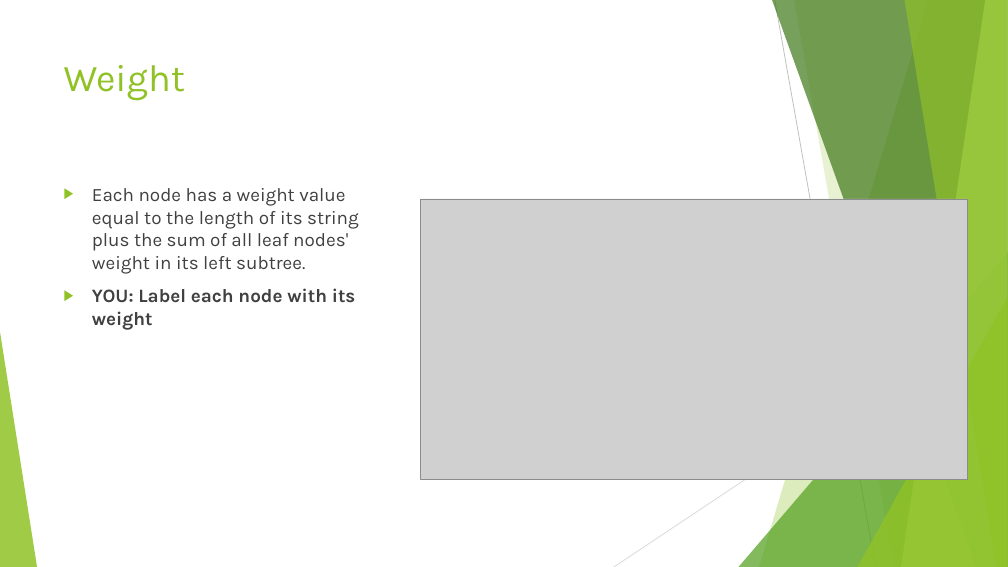
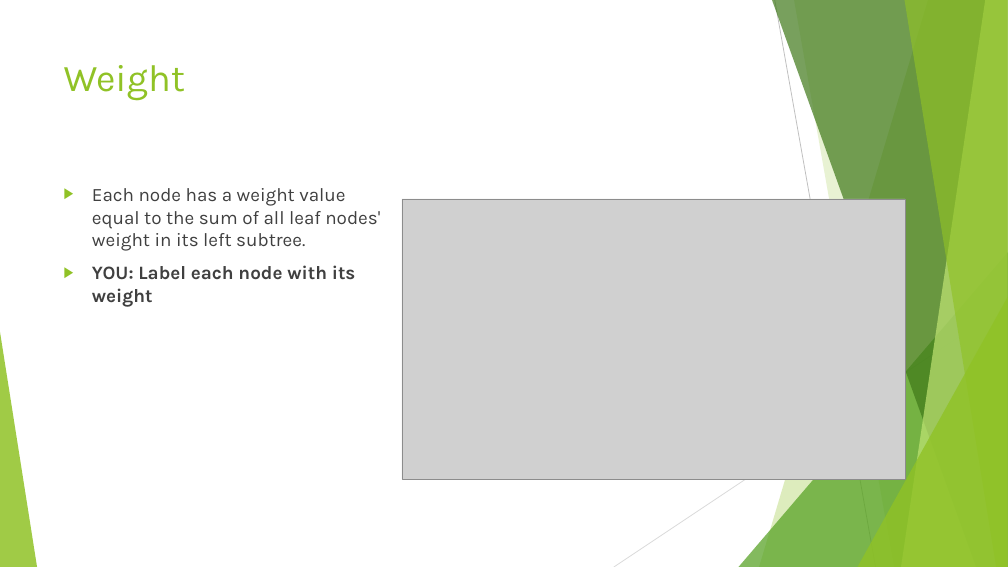
Before and after one commit to nbelliot/comp401, a slide deck: slide 2 of presentation1/Exercises.pptx. Drawn at 1008x567 pixels with LibreOffice and Linux fonts; fonts in the diff are those of the drawing; grey boxes stand for pictures. Boxes give left, top, right and bottom in pixels: in the first picture for what was removed or moved away, otherwise in the second. Text is boxed around its words. In the diff, an @@ line names an element or a change of style, - is before the commit and + after.

```diff
--- a/presentation1/Exercises.pptx
+++ b/presentation1/Exercises.pptx
@@ text at [92,188,380,251]: text changed @@
-▶ Each node has a weight value equal to the length of its string plus the sum of all leaf nodes' weight in its left subtree.
+▶ Each node has a weight value equal to the sum of all leaf nodes' weight in its left subtree.
@@ picture: place and size @@
-picture at [421,199,967,479]
+picture at [402,199,906,479]
```
Also in this commit, not shown: 3 other slides changed, 3 slides added.
